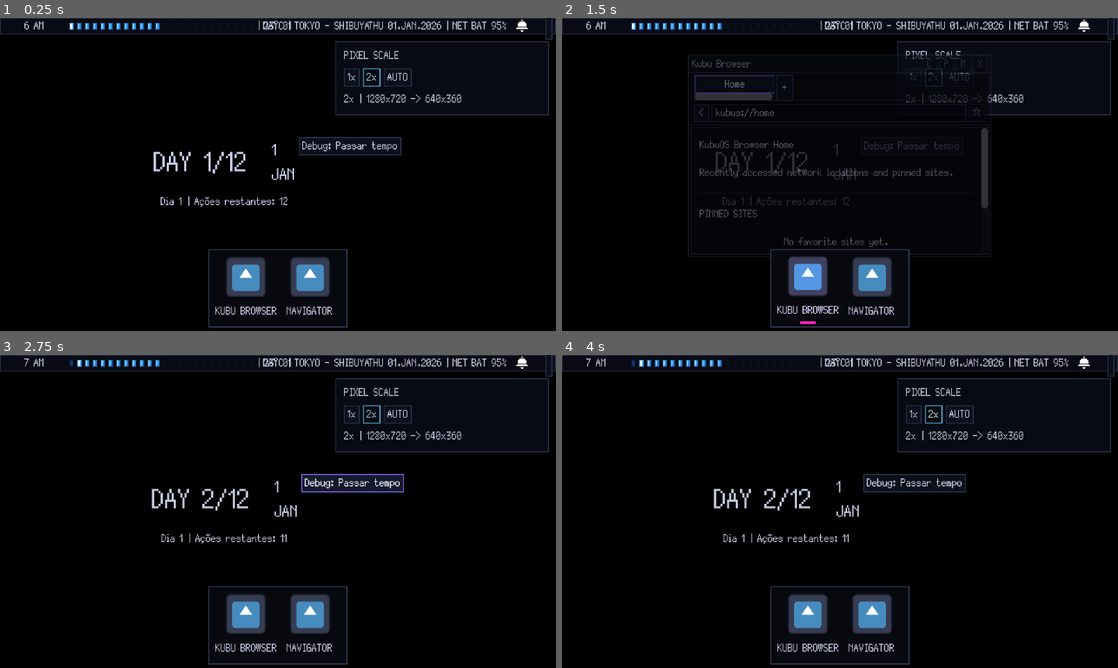
Above: before the commit, frames 1-4 (two rows, left to right).
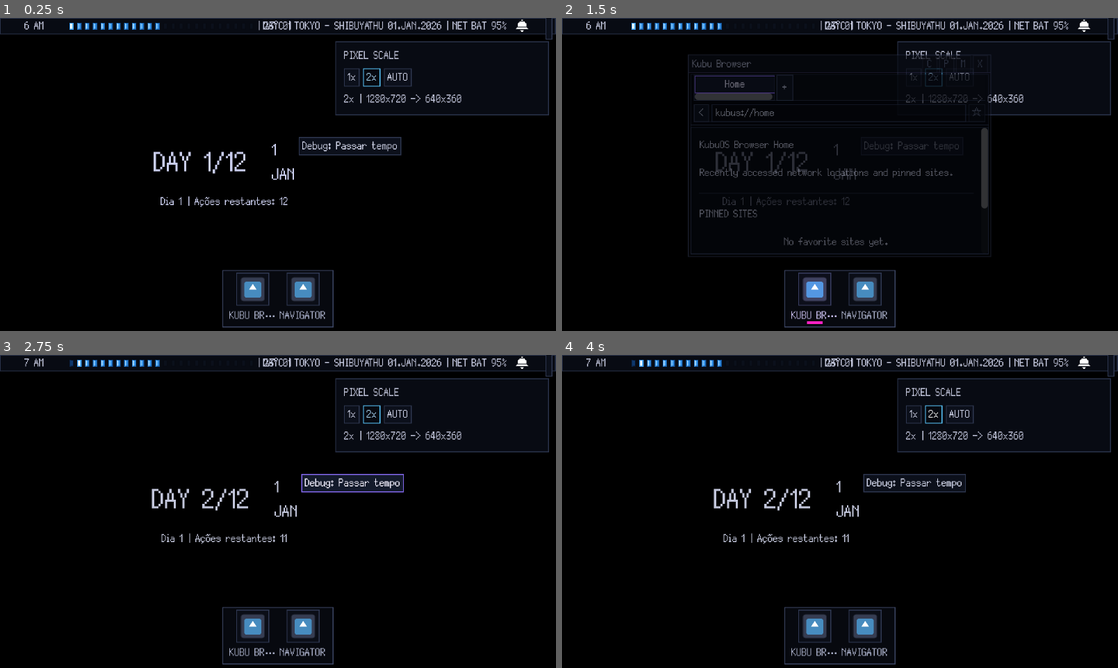
Above: after the commit, the same moments.

Repository: GYU-GAZE/NULL-NETWORK
Game: Godot game, scene res://core/main.tscn
Two runs of this game, one before a commit and one after it. Both use one fixed random seed, a clock stepped at 60 frames per second and the inputs below. The engine's default icon, where the game draws it, is replaced by a stand-in: a white triangle on a blue panel in a dark square.
Inputs (mouse positions are in pixels of both pictures, inside the frame that each line leads up to):
- Up to frame 1 (0.25 s): no input
- Up to frame 2 (1.5 s): click (806, 277) at 0.52 s; click "X" at 1.25 s
- Up to frame 3 (2.75 s): click "Debug: Passar tempo" at 2 s
- Up to frame 4 (4 s): click "1x" at 2.75 s; click "2x" at 3.5 s

The runs differ from the first frame. In frame 1, 2.5% of the frame differs, in the area x 6-63%, y 2-99%; in frame 2, 2.5%; in frame 3, 2.5%; in frame 4, 2.5%.

Commit message:
style: redesign dock items as compact pixel cards

Diff:
--- a/systems/desktop/dock/kubu_dock_item.tscn
+++ b/systems/desktop/dock/kubu_dock_item.tscn
@@ -1,12 +1,40 @@
-[gd_scene format=3 uid="uid://w14nl6xxwxew"]
+[gd_scene load_steps=4 format=3 uid="uid://w14nl6xxwxew"]
 
 [ext_resource type="Script" uid="uid://pkinehbwooc0" path="res://systems/desktop/dock/kubu_dock_item.gd" id="1_autvx"]
 
+[sub_resource type="StyleBoxFlat" id="StyleBox_icon_frame"]
+bg_color = Color(0.0431373, 0.054902, 0.0901961, 1)
+border_width_left = 1
+border_width_top = 1
+border_width_right = 1
+border_width_bottom = 1
+border_color = Color(0.188235, 0.223529, 0.32549, 1)
+content_margin_left = 1.0
+content_margin_top = 1.0
+content_margin_right = 1.0
+content_margin_bottom = 1.0
+
+[sub_resource type="StyleBoxFlat" id="StyleBox_badge"]
+bg_color = Color(0.745098, 0.160784, 0.254902, 1)
+border_width_left = 1
+border_width_top = 1
+border_width_right = 1
+border_width_bottom = 1
+border_color = Color(1, 0.392157, 0.490196, 1)
+content_margin_left = 2.0
+content_margin_top = 0.0
+content_margin_right = 2.0
+content_margin_bottom = 0.0
+
 [node name="KubuDockItem" type="Control" unique_id=744712914]
-custom_minimum_size = Vector2(70, 82)
+custom_minimum_size = Vector2(54, 58)
 layout_mode = 3
 anchors_preset = 0
 mouse_filter = 1
+hover_scale = Vector2(1, 1)
+hover_offset_y = -4.0
+running_indicator_color = Color(0.352941, 0.788235, 1, 1)
+focused_indicator_color = Color(0.576471, 0.407843, 1, 1)
 script = ExtResource("1_autvx")
 
 [node name="VisualRoot" type="Control" parent="." unique_id=611030926]
@@ -26,50 +54,76 @@
 anchor_bottom = 1.0
 grow_horizontal = 2
 grow_vertical = 2
-theme_override_constants/separation = 2
+theme_override_constants/separation = 1
 alignment = 1
 
 [node name="IconCenter" type="CenterContainer" parent="VisualRoot/MainVBox" unique_id=1981437358]
 layout_mode = 2
+size_flags_vertical = 3
 
-[node name="IconButton" type="Button" parent="VisualRoot/MainVBox/IconCenter" unique_id=821675320]
+[node name="IconFrame" type="PanelContainer" parent="VisualRoot/MainVBox/IconCenter"]
+custom_minimum_size = Vector2(38, 38)
+layout_mode = 2
+theme_override_styles/panel = SubResource("StyleBox_icon_frame")
+
+[node name="IconButton" type="Button" parent="VisualRoot/MainVBox/IconCenter/IconFrame" unique_id=821675320]
 unique_name_in_owner = true
-custom_minimum_size = Vector2(54, 54)
+custom_minimum_size = Vector2(36, 36)
 layout_mode = 2
-theme_override_constants/icon_max_width = 48
+focus_mode = 0
+theme_override_constants/icon_max_width = 30
 flat = true
 expand_icon = true
 
 [node name="AppNameLabel" type="Label" parent="VisualRoot/MainVBox" unique_id=1383873989]
 unique_name_in_owner = true
+custom_minimum_size = Vector2(0, 18)
 layout_mode = 2
+theme_override_colors/font_color = Color(0.647059, 0.670588, 0.768627, 1)
 text = "APP"
 horizontal_alignment = 1
+vertical_alignment = 1
+text_overrun_behavior = 3
 clip_text = true
 
-[node name="IndicatorCenter" type="CenterContainer" parent="VisualRoot/MainVBox" unique_id=1672999211]
+[node name="IndicatorCenter" type="CenterContainer" parent="VisualRoot" unique_id=1672999211]
+layout_mode = 1
+anchors_preset = -1
+anchor_left = 0.5
+anchor_top = 1.0
+anchor_right = 0.5
+anchor_bottom = 1.0
+offset_left = -12.0
+offset_top = -3.0
+offset_right = 12.0
+grow_horizontal = 2
+grow_vertical = 0
+mouse_filter = 2
+
+[node name="StateIndicator" type="ColorRect" parent="VisualRoot/IndicatorCenter" unique_id=80536475]
+unique_name_in_owner = true
+custom_minimum_size = Vector2(8, 2)
 layout_mode = 2
-
-[node name="StateIndicator" type="ColorRect" parent="VisualRoot/MainVBox/IndicatorCenter" unique_id=80536475]
-unique_name_in_owner = true
-layout_mode = 2
-color = Color(0.24313726, 1, 0.16862746, 1)
+color = Color(0.352941, 0.788235, 1, 1)
 
 [node name="BadgePanel" type="PanelContainer" parent="." unique_id=1218588458]
 unique_name_in_owner = true
+custom_minimum_size = Vector2(18, 18)
 layout_mode = 1
 anchors_preset = -1
 anchor_left = 1.0
 anchor_right = 1.0
-offset_left = -23.0
-offset_top = -3.0
-offset_right = 3.0
-offset_bottom = 20.0
+offset_left = -16.0
+offset_top = -4.0
+offset_right = 2.0
+offset_bottom = 14.0
 grow_horizontal = 0
+theme_override_styles/panel = SubResource("StyleBox_badge")
 
 [node name="BadgeLabel" type="Label" parent="BadgePanel" unique_id=1927157954]
 unique_name_in_owner = true
 layout_mode = 2
+theme_override_colors/font_color = Color(1, 0.941176, 0.952941, 1)
 text = "0"
 horizontal_alignment = 1
 vertical_alignment = 1
@@ -82,7 +136,7 @@
 anchor_bottom = 1.0
 grow_horizontal = 2
 grow_vertical = 2
-color = Color(0.07058824, 0.07058824, 0.07058824, 0.39215687)
+color = Color(0.0196078, 0.027451, 0.0509804, 0.745098)
 
 [node name="LockCenter" type="CenterContainer" parent="LockedOverlay" unique_id=496972698]
 layout_mode = 1
@@ -94,6 +148,7 @@
 
 [node name="Label" type="Label" parent="LockedOverlay/LockCenter" unique_id=391036010]
 layout_mode = 2
-text = "×"
+theme_override_colors/font_color = Color(1, 0.352941, 0.45098, 1)
+text = "X"
 horizontal_alignment = 1
 vertical_alignment = 1
